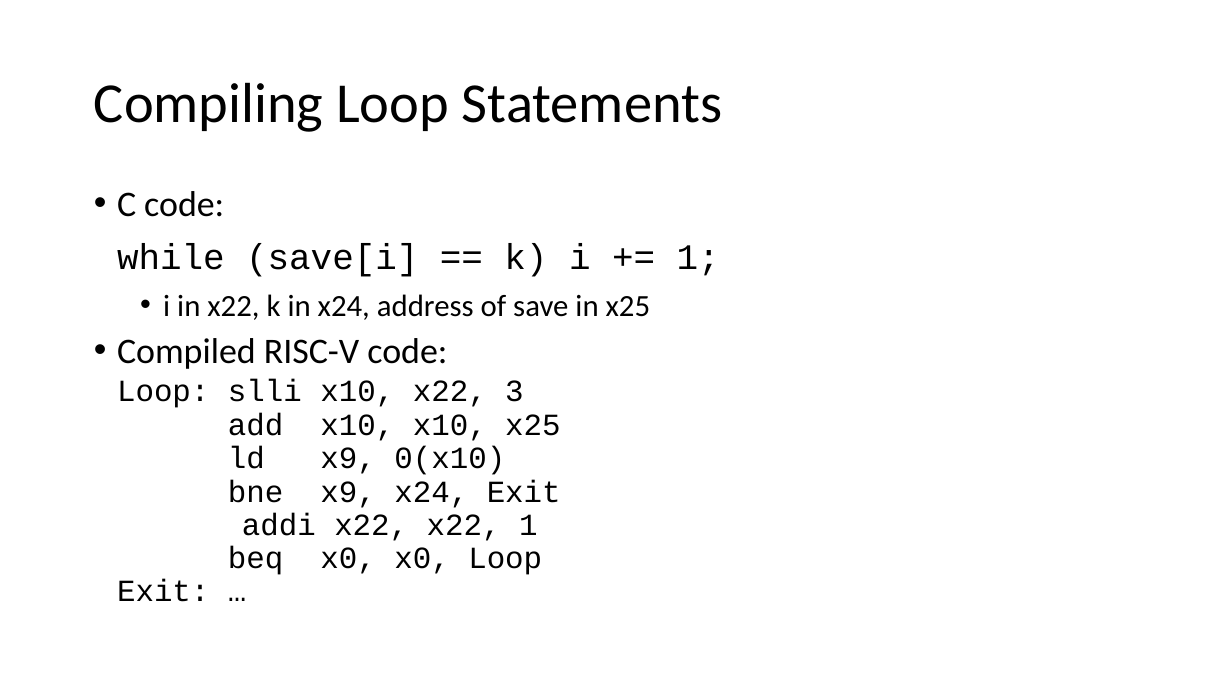
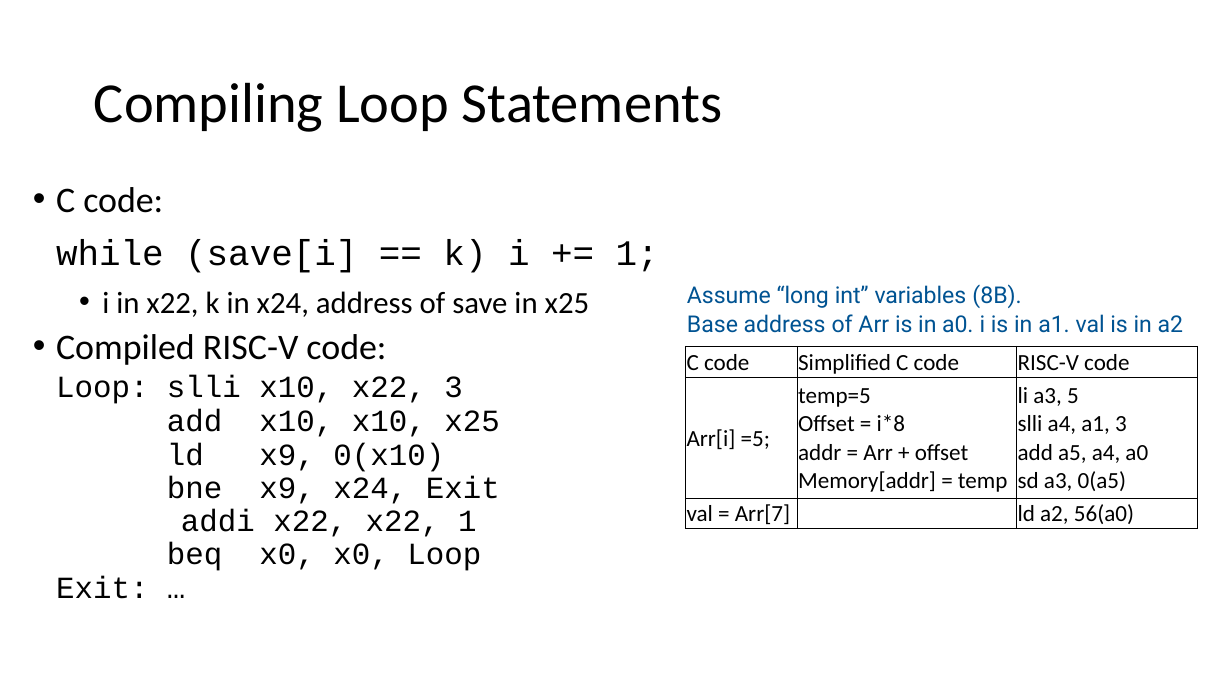
Before and after one commit to PG-DESD/CDAC_Sharing_Data, a slide deck: slide 52 of Microprocessor/TheoryLectures/RISC-V_Theory.pptx (slide 55 before the commit). Drawn at 1232x693 pixels with LibreOffice and Linux fonts; fonts in the diff are those of the drawing. Boxes give left, top, right and bottom in pixels: in the first picture for what was removed or moved away, otherwise in the second. Text is boxed around its words. In the diff, an @@ line names an element or a change of style, - is before the commit and + after.

```diff
--- a/Microprocessor/TheoryLectures/RISC-V_Theory.pptx
+++ b/Microprocessor/TheoryLectures/RISC-V_Theory.pptx
@@ text "C code:": place and size @@
-text "C code:" at box(117, 191, 720, 602)
+text "C code:" at box(56, 187, 659, 599)
@@ text added at box(687, 284, 1183, 333), 18 pt, text #005392 @@
+Assume “long int” variables (8B).
+Base address of Arr is in a0. i is in a1. val is in a2
@@ table added at box(686, 347, 1199, 530), 3 rows, 3 columns @@
+C code | Simplified C code | RISC-V code
+Arr[i] =5; | temp=5 Offset = i*8 addr = Arr + offset Memory[addr] = temp | li a3, 5 slli a4, a1, 3 add a5, a4, a0 sd a3, 0(a5)
+val = Arr[7] |  | ld a2, 56(a0)
```
Also in this commit, not shown: 23 other slides changed, 4 slides removed.
